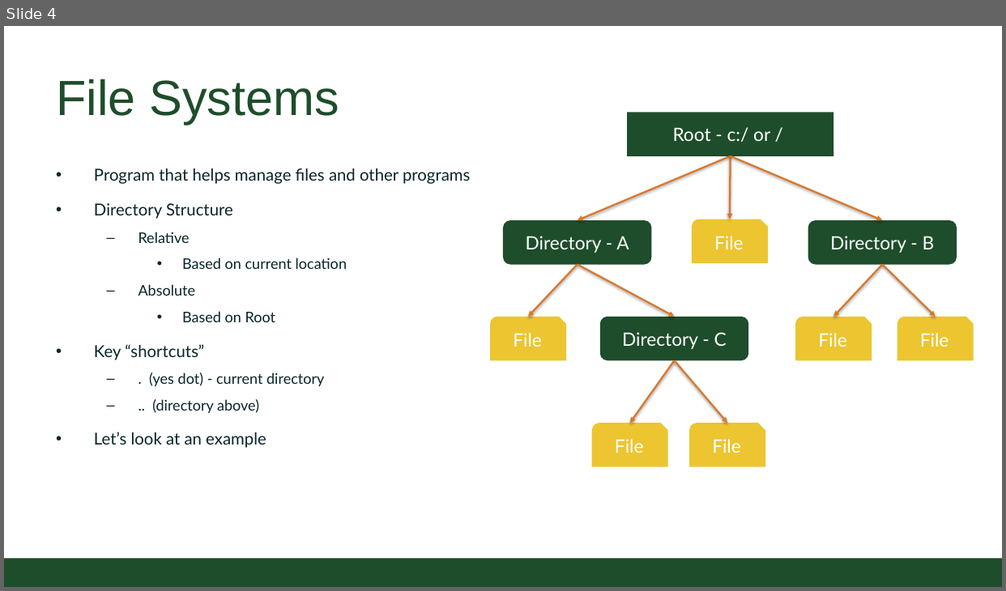
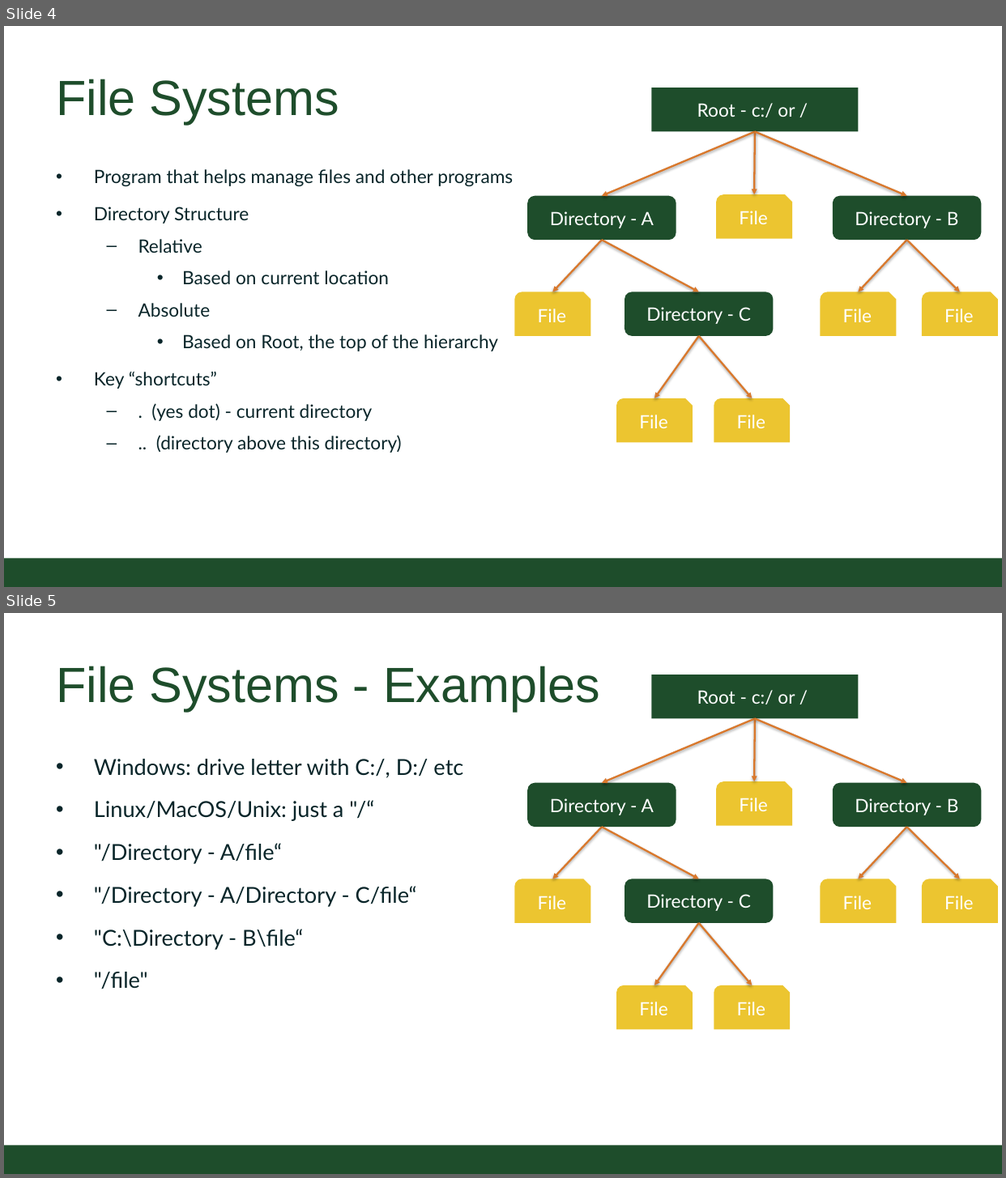
Before and after one commit to CSU-CompSci-CS163-4/Handouts, a slide deck: slides/On-Campus/09_01_OSandFileWriting.pptx. Shown one above the other, each under a label of ours: slide 4 before the commit, slides 4 and 5 after it. The pictures are 1006x591 and 1006x1178 pixels, drawn with LibreOffice and Linux fonts; fonts in the diff are those of the drawing; background and template pictures are left out. Boxes give left, top, right and bottom in pixels: in the first picture for what was removed or moved away, otherwise in the second. Text is boxed around its words. In the diff, an @@ line names an element or a change of style, - is before the commit and + after.

```diff
--- a/slides/On-Campus/09_01_OSandFileWriting.pptx
+++ b/slides/On-Campus/09_01_OSandFileWriting.pptx
@@ slide 5 added at <box>4,613,1002,1174</box>, background #FFFFFF; not listed: 1 template element that a slide beside it also shows @@
@@ title added at <box>56,666,600,711</box>, 54 pt, text #1E4D2B @@
+File Systems - Examples
@@ rectangle added at <box>652,675,859,718</box>, fill #1E4D2B, 20 pt, text #FFFFFF @@
+Root - c:/ or /
@@ arrow added from (755, 718) to (602, 783), #D9782C 2 pt @@
@@ arrow added from (755, 718) to (754, 781), #D9782C 2 pt @@
@@ arrow added from (755, 718) to (907, 783), #D9782C 2 pt @@
@@ text added at <box>94,759,463,990</box>, 24 pt, text #092529 @@
+• Windows: drive letter with C:/, D:/ etc
+• Linux/MacOS/Unix: just a "/“
+• "/Directory - A/file“
+• "/Directory - A/Directory - C/file“
+• "C:\Directory - B\file“
+• "/file"
@@ snip round rect added at <box>716,781,792,826</box>, fill #ECC530, 20 pt, text #FFFFFF @@
+File
@@ rounded rectangle added at <box>528,783,676,827</box>, fill #1E4D2B, 20 pt, text #FFFFFF @@
+Directory - A
@@ rounded rectangle added at <box>833,783,982,827</box>, fill #1E4D2B, 20 pt, text #FFFFFF @@
+Directory - B
@@ arrow added from (602, 827) to (553, 879), #D9782C 2 pt @@
@@ arrow added from (602, 827) to (699, 879), #D9782C 2 pt @@
@@ arrow added from (907, 827) to (858, 879), #D9782C 2 pt @@
@@ arrow added from (907, 827) to (960, 879), #D9782C 2 pt @@
@@ snip round rect added at <box>514,879,590,923</box>, fill #ECC530, 20 pt, text #FFFFFF @@
+File
@@ rounded rectangle added at <box>624,879,774,923</box>, fill #1E4D2B, 20 pt, text #FFFFFF @@
+Directory - C
@@ snip round rect added at <box>820,879,897,923</box>, fill #ECC530, 20 pt, text #FFFFFF @@
+File
@@ snip round rect added at <box>922,879,998,923</box>, fill #ECC530, 20 pt, text #FFFFFF @@
+File
@@ arrow added from (699, 923) to (654, 986), #D9782C 2 pt @@
@@ arrow added from (699, 923) to (752, 986), #D9782C 2 pt @@
@@ snip round rect added at <box>616,986,692,1029</box>, fill #ECC530, 20 pt, text #FFFFFF @@
+File
@@ snip round rect added at <box>714,986,790,1029</box>, fill #ECC530, 20 pt, text #FFFFFF @@
+File
@@ slide 4 changed as well @@
@@ 9 arrows, 6 snip round rects, 3 rounded rectangles, 1 rectangle: place and size @@
-9 arrows, 6 snip round rects, 3 rounded rectangles, 1 rectangle at <box>490,112,973,467</box>
+9 arrows, 6 snip round rects, 3 rounded rectangles, 1 rectangle at <box>514,88,998,442</box>
@@ text at <box>94,169,513,421</box>: size 18 to 20 pt in "Program that helps manage files and other ...", "Directory Structure", "Key “shortcuts”"; size 16 to 20 pt in "Relative", "Based on current location", "Absolute", ". (yes dot) - current directory" @@
@@ text at <box>182,335,498,352</box>: text changed; size 16 to 20 pt @@
-    • Based on Root
+    • Based on Root, the top of the hierarchy
@@ text at <box>156,435,402,453</box>: text changed; size 18 to 20 pt @@
-  – .. (directory above)
-• Let’s look at an example
+  – .. (directory above this directory)
```
Also in this commit, not shown: 5 other slides changed, 7 other slides added, 3 slides removed.
